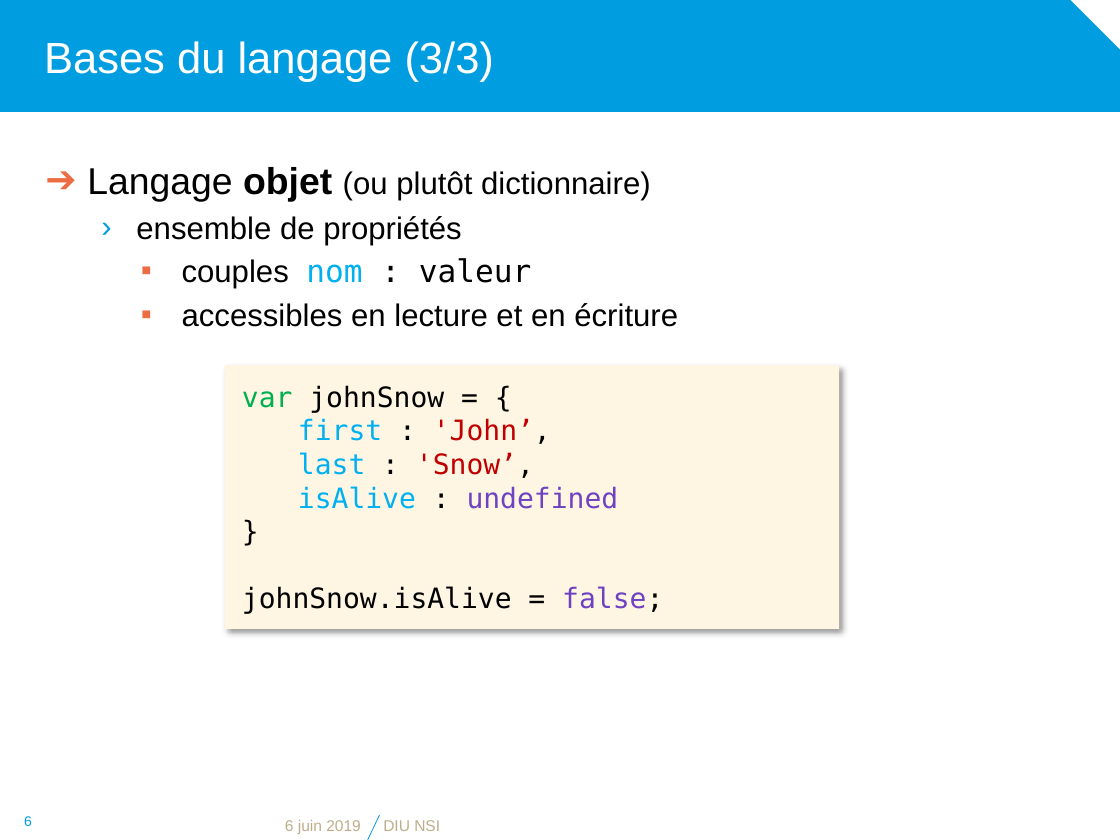
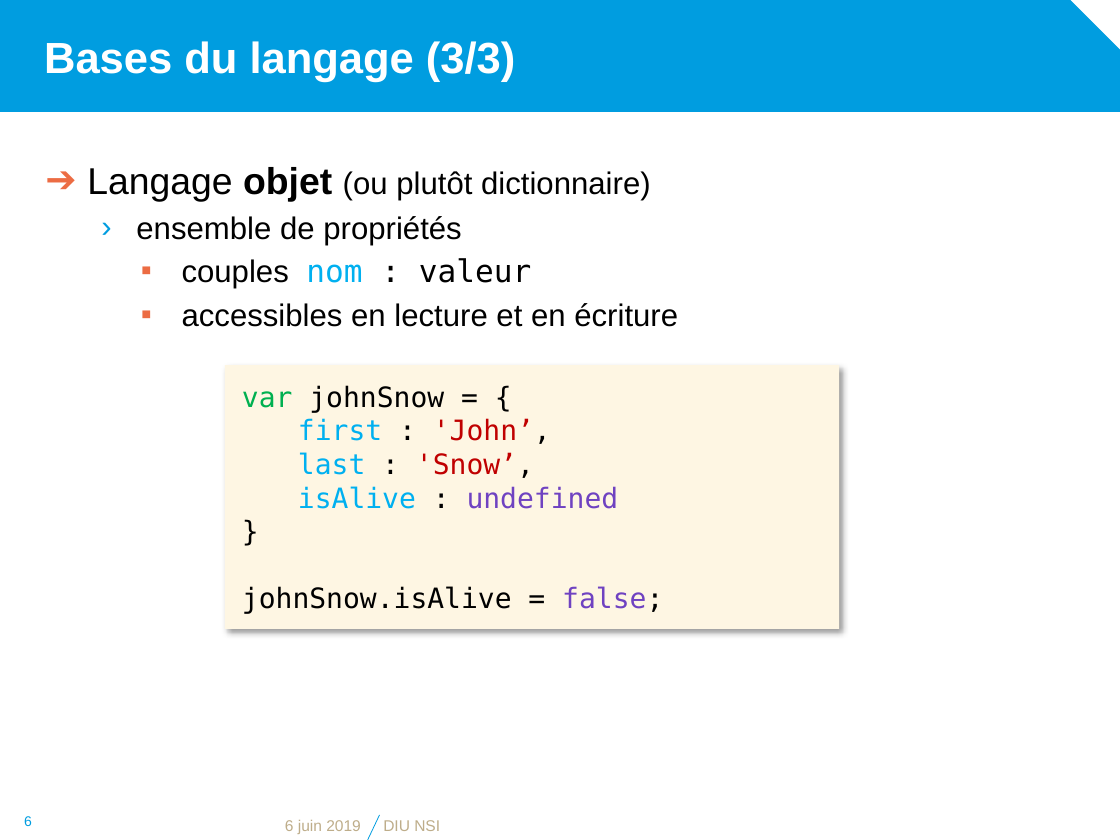
Before and after one commit to diu-uf-bordeaux/bloc1, a slide deck: slide 6 of web/4-JS/JavaScript.pptx. Drawn at 1120x840 pixels with LibreOffice and Linux fonts; fonts in the diff are those of the drawing; background and template pictures are left out. Boxes give left, top, right and bottom in pixels: in the first picture for what was removed or moved away, otherwise in the second. Text is boxed around its words. In the diff, an @@ line names an element or a change of style, - is before the commit and + after.

```diff
--- a/web/4-JS/JavaScript.pptx
+++ b/web/4-JS/JavaScript.pptx
@@ title "Bases du langage (3/3)" at (x1=44, y1=41, x2=515, y2=82): bold on @@
```
Also in this commit, not shown: 13 other slides changed, 7 other files.
